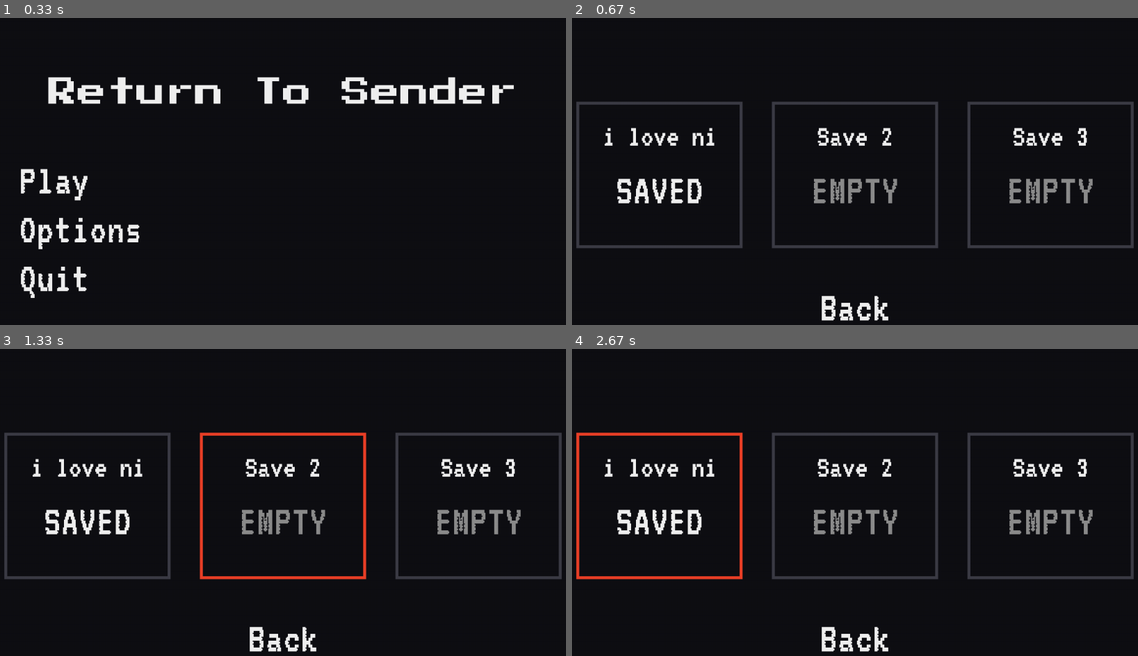
Above: before the commit, frames 1-4 (two rows, left to right).
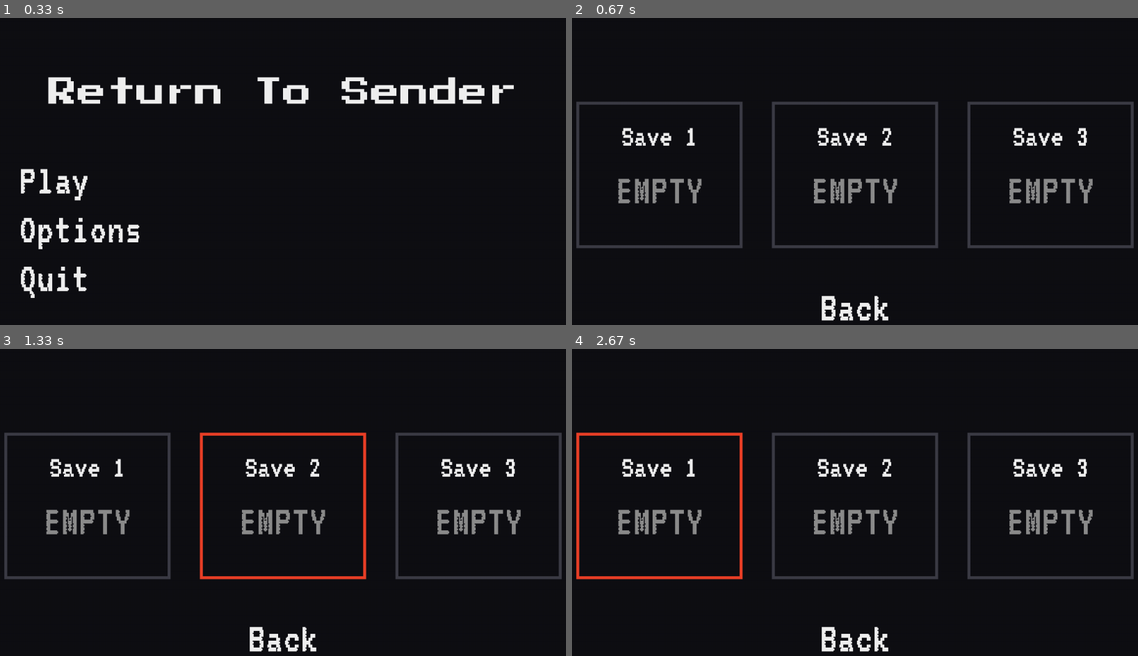
Above: after the commit, the same moments.

Repository: KDO1T/Return-To-Sender
Game: pygame game, started from main_menu.py
Same seed, same stepped clock (60 frames per second), same inputs: the game is played once before the commit and once after it.
Inputs (mouse positions are in pixels of both pictures, inside the frame that each line leads up to):
- Up to frame 1 (0.33 s): no input
- Up to frame 2 (0.67 s): click (855, 180) at 0.38 s
- Up to frame 3 (1.33 s): click (430, 560) at 0.72 s; press the mouse at (283, 505) at 1.03 s; move the mouse to (401, 573) at 1.13 s; release the mouse at (520, 643) at 1.27 s
- Up to frame 4 (2.67 s): press the mouse at (855, 637) at 1.37 s; move the mouse to (787, 631) at 1.47 s; release the mouse at (719, 625) at 1.6 s; press the mouse at (622, 511) at 1.7 s; move the mouse to (622, 505) at 1.8 s; release the mouse at (622, 502) at 1.93 s; press the mouse at (855, 511) at 2.03 s; move the mouse to (973, 444) at 2.13 s; release the mouse at (1087, 376) at 2.27 s; press the mouse at (651, 560) at 2.37 s; move the mouse to (741, 468) at 2.47 s; release the mouse at (826, 379) at 2.6 s

Frame 1 is identical in both runs. In frame 2, 1.3% of the frame differs, in the area x 5-26%, y 35-61%; in frame 3, 1.3%; in frame 4, 1.3%.

Commit message:
new zombie spawn code and altered freeze code

Diff:
--- a/entity.py
+++ b/entity.py
@@ -97,11 +97,11 @@
            pass # self.frame_index = (self.animation_count // 20) % len(self.current_frames)
 
         if self.animation_mode == 4: #attacking
-            if self.animation_count < 5:  #wind up
+            if self.animation_count < 7:  #wind up
                 self.frame_index = 0
-            elif self.animation_count < 8: #attacking
+            elif self.animation_count < 10: #attacking
                 self.frame_index = 1
-            elif self.animation_count < 15: #wind down
+            elif self.animation_count < 17: #wind down
                 self.frame_index = 2
             else:
                 self.animation_count = 0
@@ -168,10 +168,15 @@
         if self.damaged is True:
             self.HP -= zombie_damage
             self.damaged = False
-
-            print(f'i have been hit by this filthy zombie for {zombie_damage} and now im {self.HP}. my maxHP is {self.max_HP}')
-
-
+            if self.HP > 0:
+                print(f'i have been hit by this filthy zombie for {zombie_damage} and now im {self.HP}. my maxHP is {self.max_HP}')
+            else:
+                print(f'im supposed to be dead')
+
+    def dead_check(self):
+        if self.HP <= 0:
+            #death animation/ death screen
+            pass
 
 
 
--- a/main.py
+++ b/main.py
@@ -150,7 +150,7 @@
     y_momentum = 0,
     max_air_jumps = 2,
     jump = False,
-    jump_height = 10,
+    jump_height = 3,
     on_ground = None,
     x_flip = False,
     all_frames = [],
@@ -778,13 +778,40 @@
 
     #Generating Zombies:
 
-    if len(zombies) < zombie_count:
-
-        for i in range(zombie_count):
-            zombie = Zombie(None, [0,0],0,0,0, False, (0,0), None, '',None, 0, 0, False, False, False,0,45,100, 5)
-            zombie.generate_rect(i, position_chunk_x)
-            zombies.append(zombie)
-            zombie.chase_speed = random.randint(1,3)
+    # if len(zombies) < zombie_count:
+
+    #     for i in range(zombie_count):
+    #         zombie = Zombie(None, [0,0],0,0,0, False, (0,0), None, '',None, 0, 0, False, False, False,0,45,100, 5)
+    #         zombie.generate_rect(i, position_chunk_x)
+    #         zombies.append(zombie)
+    #         zombie.chase_speed = random.randint(1,3)
+
+
+    max_zombie_count = 15
+    zombies_per_chunk = 1  # number of zombies per chunk
+
+    # 1. Calculate maximum target count based on loaded chunks, capped by max_zombie_count
+    target_zombie_count = min(len(loaded_chunks) * zombies_per_chunk, max_zombie_count)
+
+    if len(zombies) < target_zombie_count: #if number of zombies isn't how many should be spawned, spawn them
+        needed_spawns = target_zombie_count - len(zombies) #how many remaining
+
+        for i in range(needed_spawns):
+            spawn_chunk_x, spawn_chunk_y = random.choice(list(loaded_chunks.keys()))
+
+            chunk_start_x = spawn_chunk_x * chunk_pixel_w #<-- 256
+            chunk_end_x = chunk_start_x + chunk_pixel_w #<-- 256
+
+            spawn_x = random.randint(chunk_start_x, chunk_end_x) #basically spawns them in random areas of the map
+            spawn_y = 50
+
+            #initilaze zombies with the coordinates where they spawn (spawn_x, spawn_y)
+            new_zombie = Zombie( pygame.Rect(spawn_x, spawn_y, 20, 32),[0, 0],0,0,0,False,(0, 0),False,
+                '',None,random.randint(1, 3),0,False,False,False,0,45, 20,5)
+            zombies.append(new_zombie)
+
+    # Keep track of active zombie count for save files
+    zombie_count = len(zombies)
 
     # *---------------------------------------------------------------------------
 
@@ -903,6 +930,7 @@
         if zombie.staggered == False:
             player.damaged = zombie.attack_player(player.HP)
         player.receive_damage(zombie.ATK)
+        player.dead_check()
 
 
 
@@ -941,8 +969,9 @@
 
 
     for zombie in zombies:
-        if zombie.render_pos[0] < position_chunk_x:#freezes movement horizontal movement if zombie isn't in frame
+        if zombie.render_pos[0] < position_chunk_x or zombie.render_pos[0] > position_chunk_x:#freezes movement horizontal movement if zombie isn't in frame
             zombie.idle_move = 'Still'
+
 
         zombie.movement = [0,0]
 
@@ -1184,7 +1213,7 @@
         zombie.render_pos = ((zombie.rect.x - camera_x) - x_camera_delay, (zombie.rect.y - camera_y) - y_camera_delay)
     #                                                                                                   ^negative camera delay
         #disables zombie gravity if out of range
-        if zombie.render_pos[0] < position_chunk_x:
+        if zombie.render_pos[0] < position_chunk_x or zombie.render_pos[0] > position_chunk_x:
             zombie.y_momentum = 0
 
     #flipping code
--- a/saves/slot_0.json
+++ /dev/null
@@ -1,27 +0,0 @@
-{
-    "slot_index": 0,
-    "name": "i love ni",
-    "brightness": 50,
-    "player": {
-        "Name": null,
-        "HP": -105,
-        "max_HP": 50,
-        "base_ATK": 5,
-        "CRIT_DMG": null,
-        "CRIT_CHANCE": null,
-        "LEVEL": null,
-        "EXP": null,
-        "DOLLARS": null,
-        "S_COIN": null
-    },
-    "position": {
-        "x": 776,
-        "y": 748
-    },
-    "world": {
-        "current_stage": 1,
-        "map_seed": 5345,
-        "spritesheet": "grass_spritesheet.png",
-        "zombie_count": 1
-    }
-}
